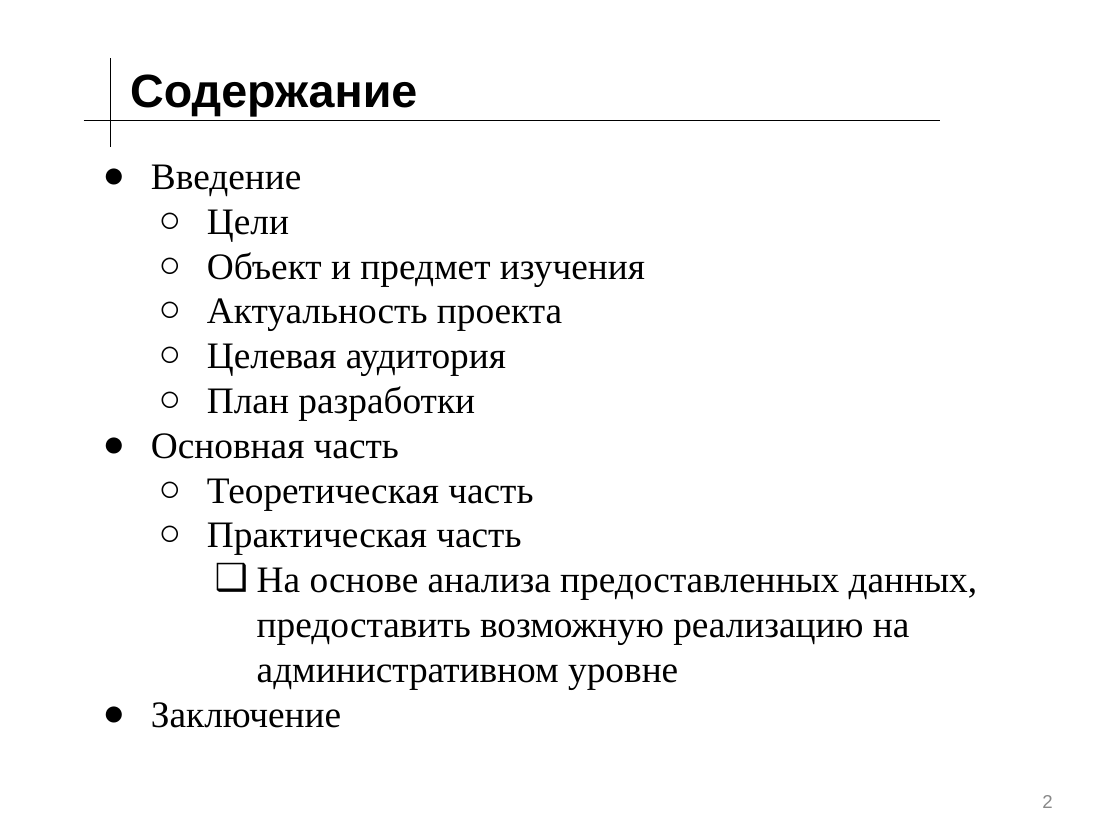
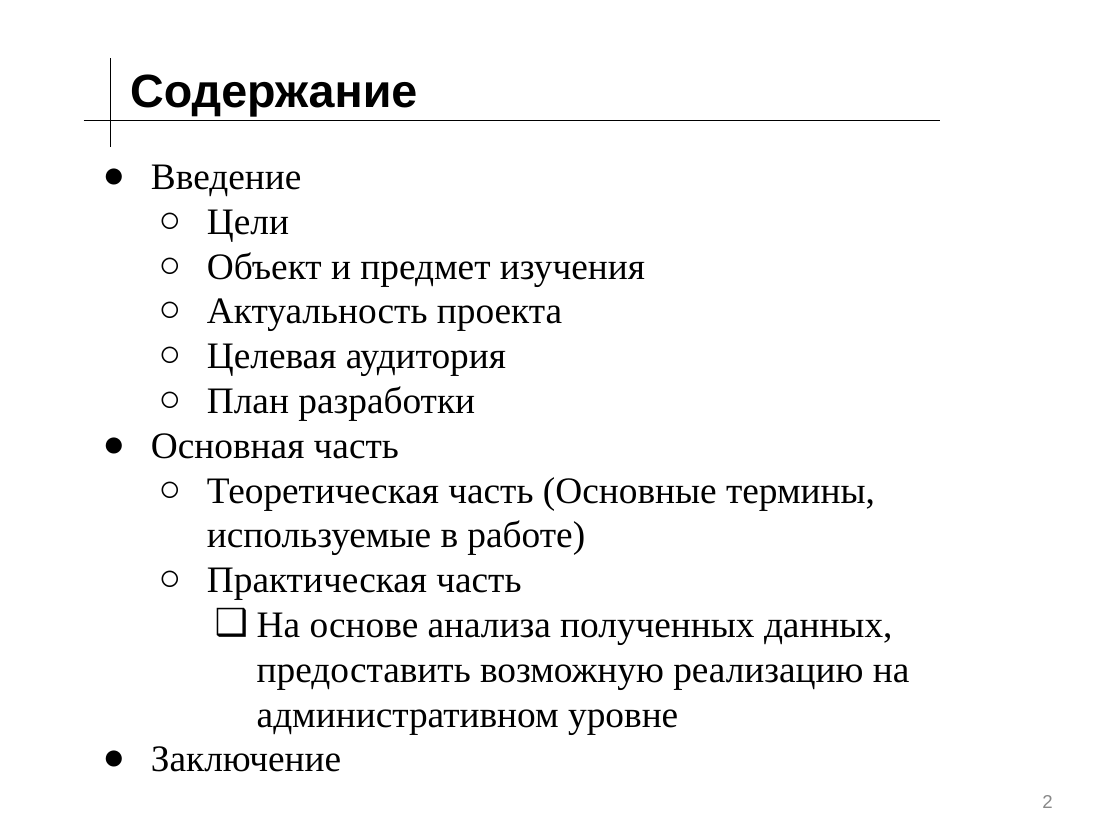
Before and after one commit to KnopaEl/Project, a slide deck: slide 2 of ПД(171-341).pptx. Drawn at 1120x840 pixels with LibreOffice and Linux fonts; fonts in the diff are those of the drawing; background and template pictures are left out. Boxes give left, top, right and bottom in pixels: in the first picture for what was removed or moved away, otherwise in the second. Text is boxed around its words. In the diff, an @@ line names an element or a change of style, - is before the commit and + after.

```diff
--- a/ПД(171-341).pptx
+++ b/ПД(171-341).pptx
@@ text at (207,477,875,555): text changed @@
-  ○ Теоретическая часть
+  ○ Теоретическая часть (Основные термины, используемые в работе)
@@ text at (257,612,910,734): text changed @@
-    ❑ На основе анализа предоставленных данных, предоставить возможную реализацию на административном уровне
+    ❑ На основе анализа полученных данных, предоставить возможную реализацию на административном уровне
```
Also in this commit, not shown: 16 other slides changed, 2 slides removed.
